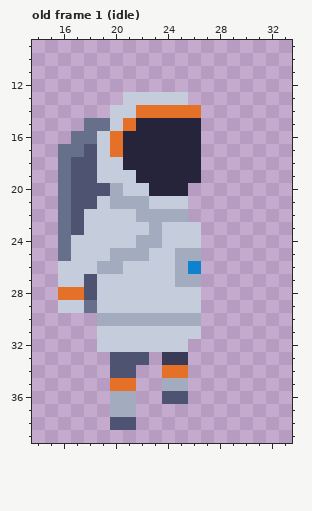
Pixel-art file, stored at Orbsmash/ContentSource/Characters/Spaceman.aseprite. The picture above is the old version.
32x32 pixels, 2 frames. Shown: old frame 1 (idle): x 14..33, y 9..39. The old version is drawn lined up with the new one, on the new canvas. The commit also changed other frames, which this record leaves out.
After the commit:
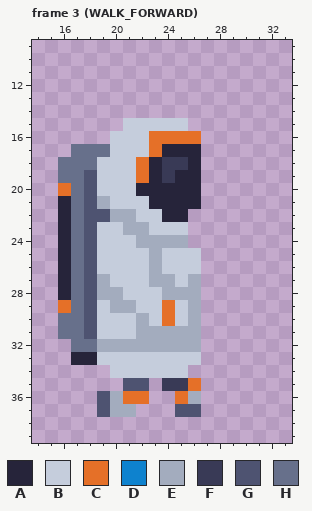
Palette (. is transparent): A #26243a  B #c5cddc  C #e57028  D #0e82ce  E #a3acbe  F #393a56  G #4e5371  H #67708b
A new or re-ordered frame is compared with the old frame closest to it.
The edit:
canvas 32x32 -> 48x48, the old top-left corner now at 8,8
frames 2 -> 110
--- frame 3 (WALK_FORWARD) is new; against old frame 1 (idle)
@@ x 14..33 @@
 12 ....................
-13 .......BBBBB........
-14 ......BBCCCCC.......
-15 ....HHBCAAAAA.......
-16 ...HHBCAAAAAA.......
-17 ..HHGBCAAAAAA.......
-18 ..HGGBBAAAAAA.......
-19 ..HGGBBBAAAAA.......
-20 ..HGGGEBBAAA........
-21 ..HGGBEEEBBB........
-22 ..HGBBBBEEEE........
-23 ..HGBBBBBEBBB.......
-24 ..HBBBBBEEBBB.......
-25 ..HBBBEEEBBEE.......
-26 ..BBBEEBBBBED.......
-27 ..BBGBBBBBBEE.......
-28 ..CCGBBBBBBBB.......
-29 ..BBHBBBBBBBB.......
-30 .....EEEEEEEE.......
-31 .....BBBBBBBB.......
-32 .....BBBBBBB........
-33 ......GGG.FF........
-34 ......GG..CC........
-35 ......CC..EE........
-36 ......EE..GG........
-37 ......EE............
-38 ......GG............
+13 ....................
+14 ....................
+15 .......BBBBB........
+16 ......BBBCCCC.......
+17 ...HHHBBBCAAA.......
+18 ..HHHBBBCAFFA.......
+19 ..HHGBBBCAFAA.......
+20 ..CHGBBBAAAAA.......
+21 ..AHGEBBBAAAA.......
+22 ..AHGGEEBBAA........
+23 ..AHGBBEEBBB........
+24 ..AHGBBBEEEE........
+25 ..AHGBBBBEBBB.......
+26 ..AHGBBBBEBBB.......
+27 ..AHGEBBBEEBE.......
+28 ..AHGEEBBBEEE.......
+29 ..CHGBEEBBCBE.......
+30 ..HHGBBBEBCBE.......
+31 ..HHGBBBEEEEE.......
+32 ...HHEEEEEEEE.......
+33 ...AABBBBBBBB.......
+34 ......BBBBBB........
+35 .......GG.FFC.......
+36 .....GECC..CE.......
+37 .....GEE...GG.......
+38 ....................
 39 ....................
Where, in picture pixels (left, top, right, bottom), the same in both pictures:
changed: (58, 92, 201, 430)
